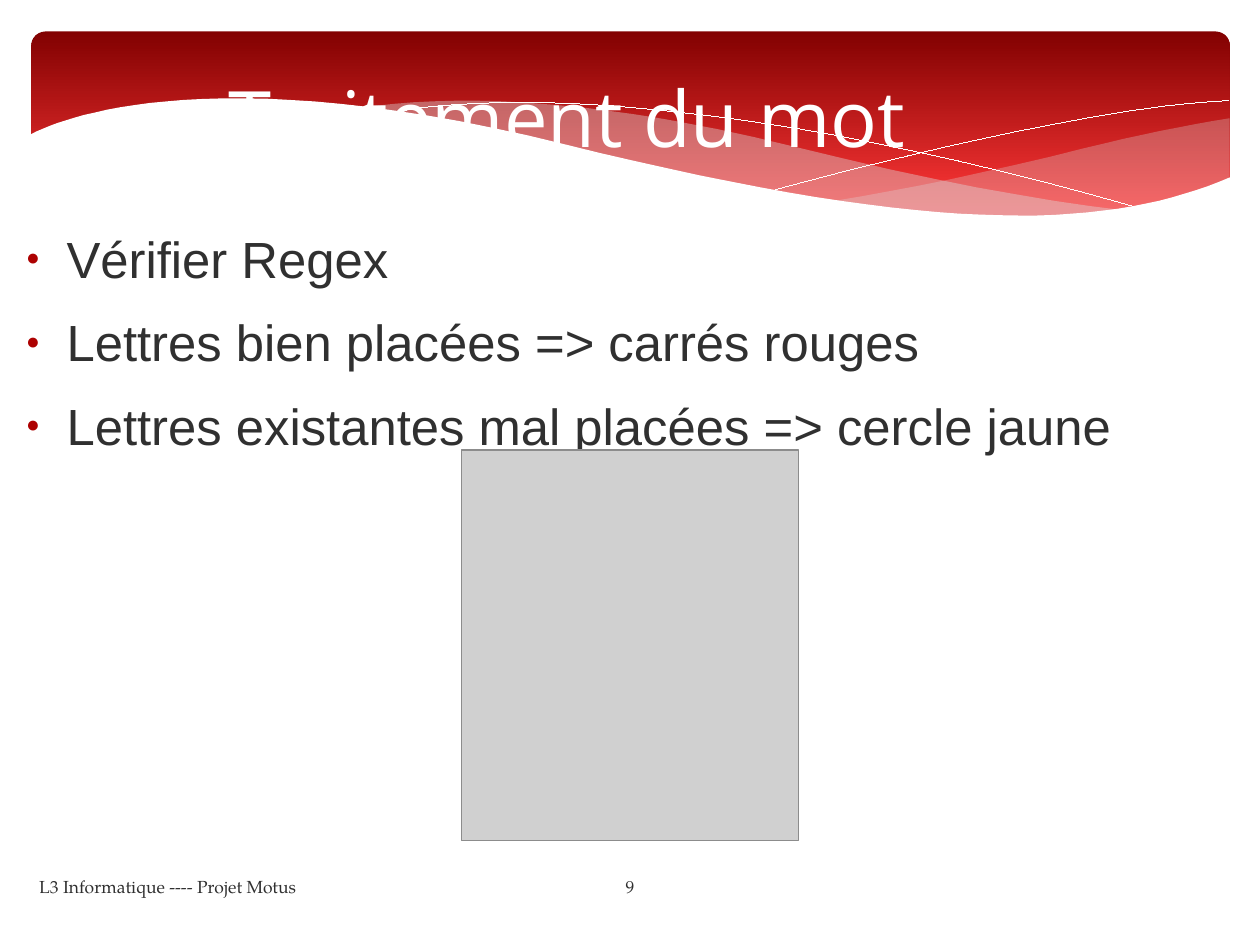
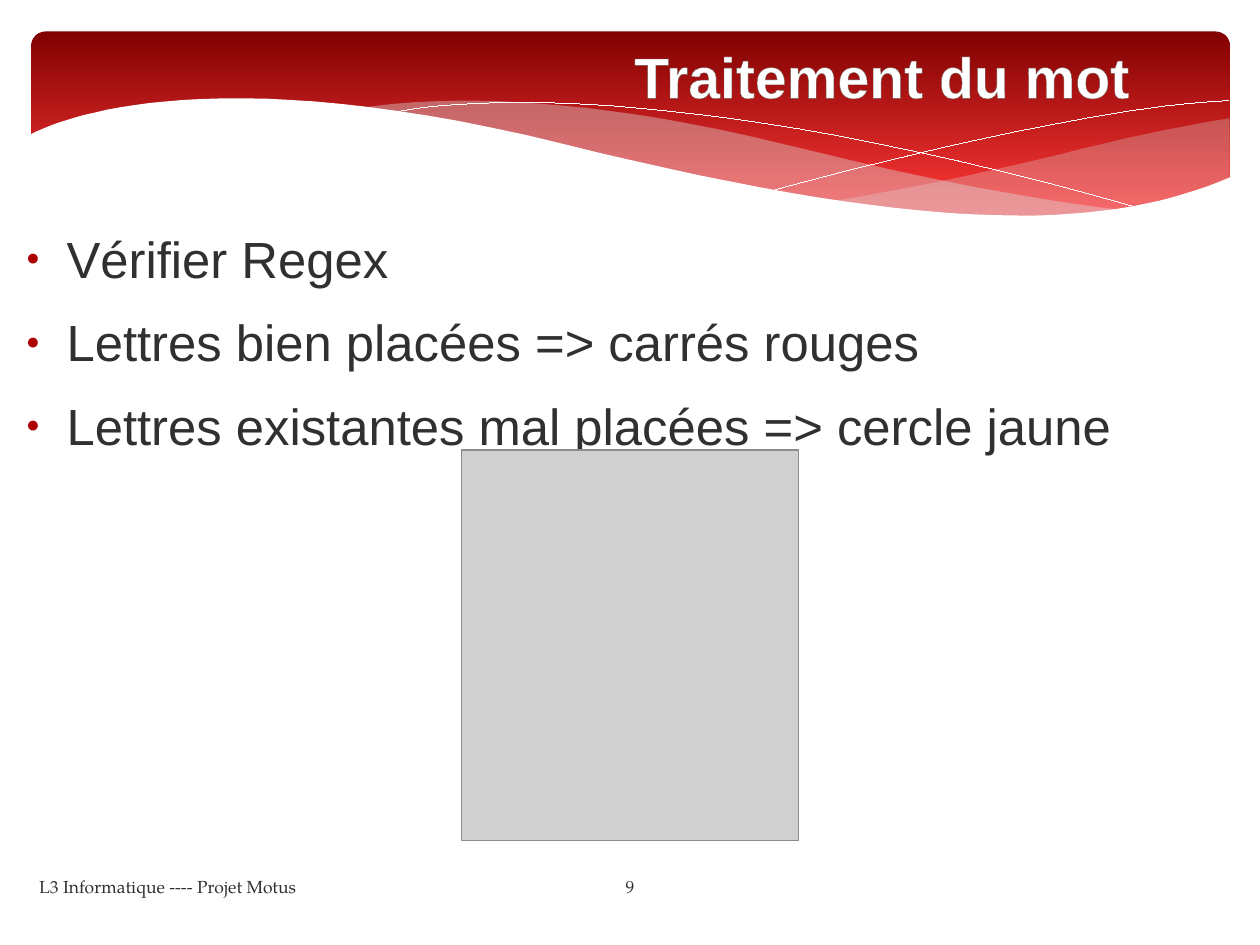
Before and after one commit to Yamihoshi/Projet-L3, a slide deck: slide 9 of powerpoint.pptx. Drawn at 1260x945 pixels with LibreOffice and Linux fonts; fonts in the diff are those of the drawing; grey boxes stand for pictures. Boxes give left, top, right and bottom in pixels: in the first picture for what was removed or moved away, otherwise in the second. Text is boxed around its words. In the diff, an @@ line names an element or a change of style, - is before the commit and + after.

```diff
--- a/powerpoint.pptx
+++ b/powerpoint.pptx
@@ title "Traitement du mot": place and size @@
-title "Traitement du mot" at [229,75,906,168]
+title "Traitement du mot" at [634,57,1130,109]
@@ title "Traitement du mot" at [634,57,1130,109]: size 49 to 36 pt, font Open Sans to Arial, letter outline none to #726056 0.52 pt, bold on @@
```
Also in this commit, not shown: 11 other slides changed, 1 slide added, 1 slide removed, 1 other file.
